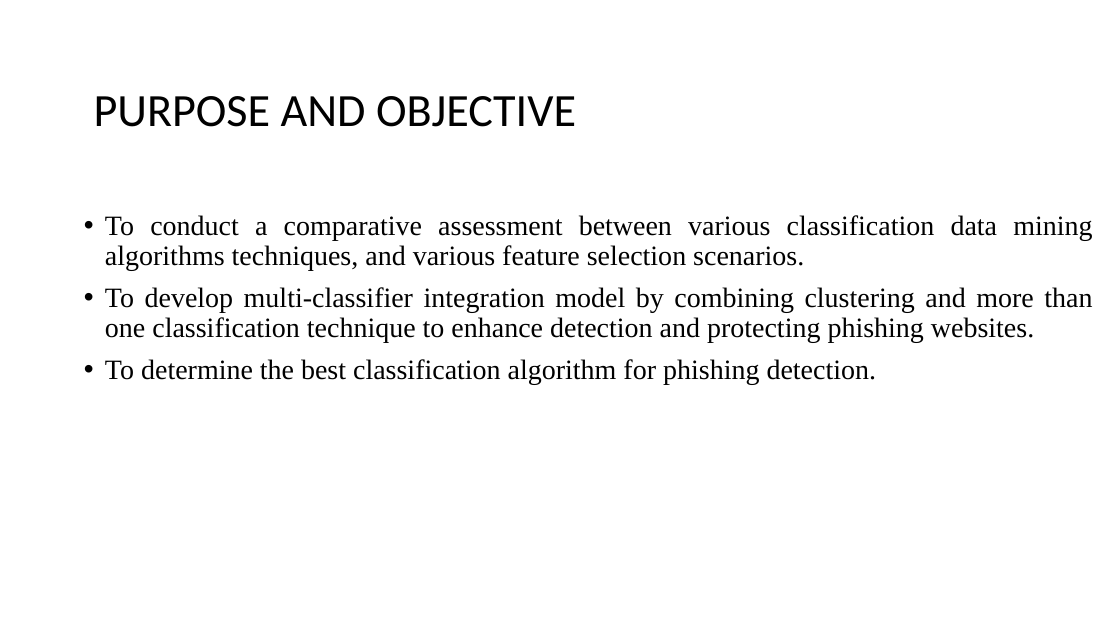
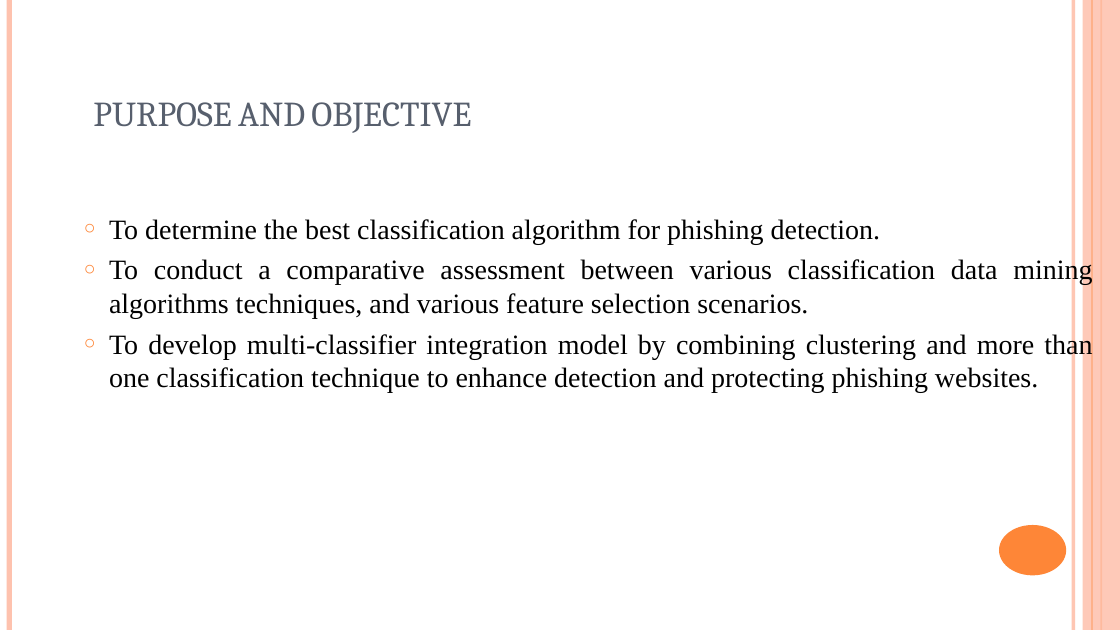
Before and after one commit to omkara18/Detection-Phishing-Website-Using-MI, a slide deck: slide 3 of Detection_Phishing Website_V1.0/Project_Review1/Review.pptx. Drawn at 1120x630 pixels with LibreOffice and Linux fonts; fonts in the diff are those of the drawing. Boxes give left, top, right and bottom in pixels: in the first picture for what was removed or moved away, otherwise in the second. Text is boxed around its words. In the diff, an @@ line names an element or a change of style, - is before the commit and + after.

Commit message:
Report
Details Of Phishing Detection Website Using ML

```diff
--- a/Detection_Phishing Website_V1.0/Project_Review1/Review.pptx
+++ b/Detection_Phishing Website_V1.0/Project_Review1/Review.pptx
@@ line added from (9, 0) to (9, 630), #FEC3AE 4.5 pt @@
@@ line added from (1074, 0) to (1074, 630), #FEC3AE 3 pt @@
@@ rectangle added at <box>1083,0,1120,630</box>, fill #FEC3AE at 87% opacity @@
@@ line added from (1092, 0) to (1092, 630), #FE8637 0.75 pt @@
@@ line added from (1102, 0) to (1102, 630), #FE8637 1.5 pt @@
@@ title "PURPOSE AND OBJECTIVE" at <box>93,102,471,133</box>: size 39.6 to 30 pt, font Calibri to Cambria, text colour #000000 to #575F6D, small capitals on; line spacing 0.9 to 1; vertical alignment middle to bottom @@
@@ text at <box>109,219,881,244</box>: paragraph added @@
+○ To determine the best classification algorithm for phishing detection.
@@ text at <box>109,258,1092,393</box>: bullet • to ○; line spacing 0.9 to 1; less space between paragraphs @@
@@ text at <box>105,359,877,385</box>: paragraph removed @@
-• To determine the best classification algorithm for phishing detection.
@@ ellipse added at <box>999,525,1066,576</box>, fill #FE8637 @@
```
Also in this commit, not shown: 18 other slides changed, 5 slides added, 5 slides removed, 1 other file.
